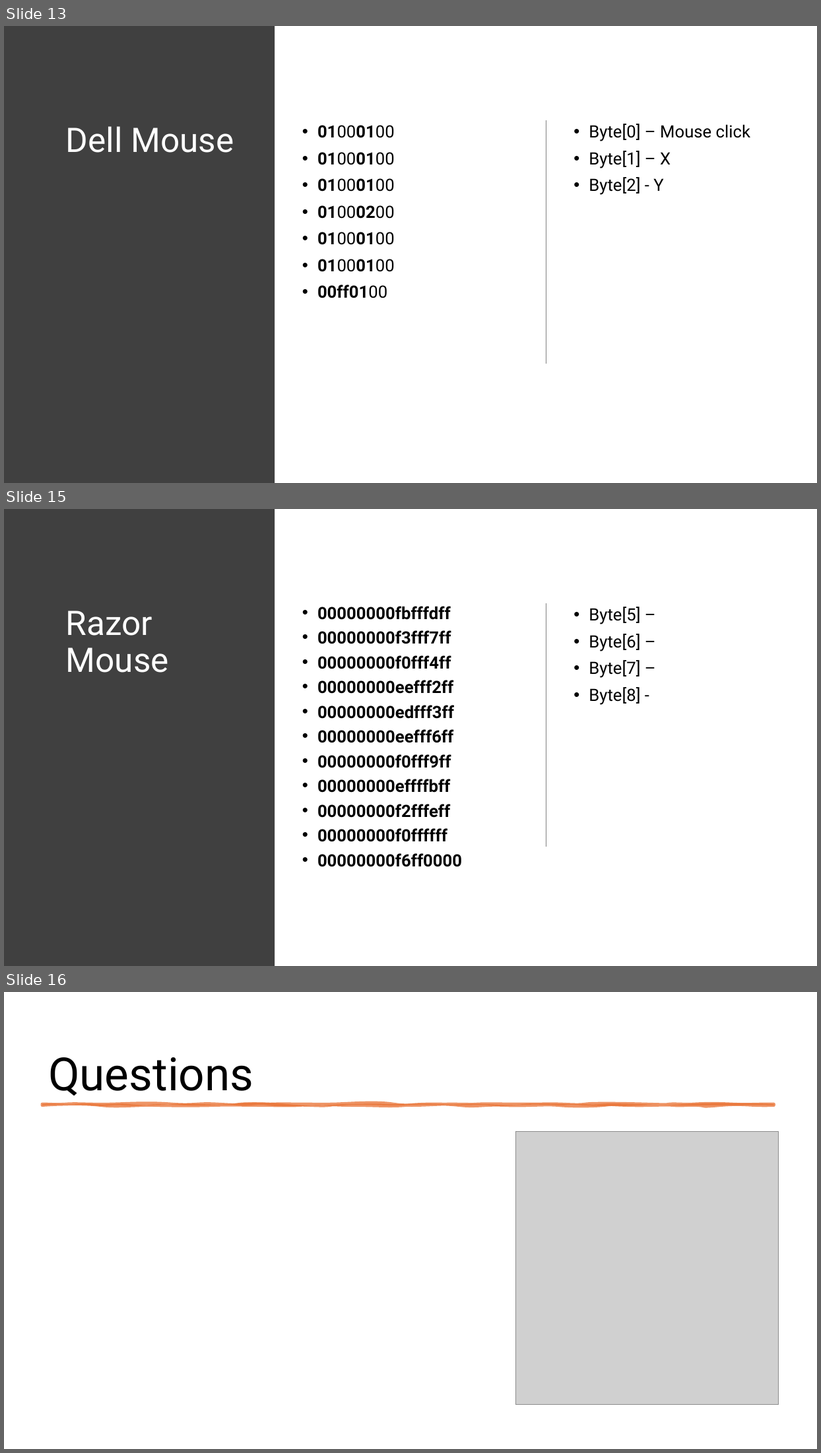
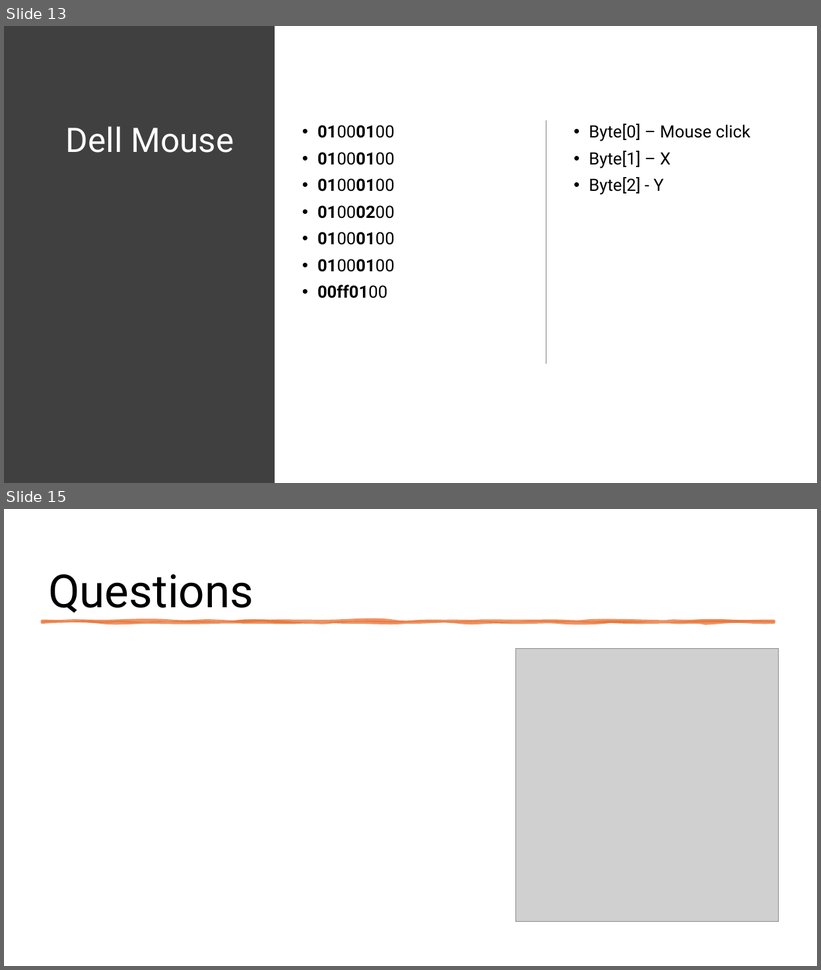
Before and after one commit to shayes20/ECEN-522R-Final-Project, a slide deck: Presentation.pptx. Shown one above the other, each under a label of ours: slides 13, 15 and 16 before the commit, slides 13 and 15 after it; the slides between them are not shown. The pictures are 821x1453 and 821x970 pixels, drawn with LibreOffice and Linux fonts; fonts in the diff are those of the drawing; grey boxes stand for pictures. Boxes give left, top, right and bottom in pixels: in the first picture for what was removed or moved away, otherwise in the second. Text is boxed around its words. In the diff, an @@ line names an element or a change of style, - is before the commit and + after.

Commit message:
Updated presentation.

```diff
--- a/Presentation.pptx
+++ b/Presentation.pptx
@@ slide 15 removed at (4,509,817,966), background #FFFFFF @@
@@ rectangle removed at (4,509,275,966) @@
@@ text removed at (318,606,462,867) @@
-• 00000000fbfffdff
-• 00000000f3fff7ff
-• 00000000f0fff4ff
-• 00000000eefff2ff
-• 00000000edfff3ff
-• 00000000eefff6ff
-• 00000000f0fff9ff
-• 00000000effffbff
-• 00000000f2fffeff
-• 00000000f0ffffff
-• 00000000f6ff0000
@@ line removed from (547, 603) to (547, 847) @@
@@ text removed at (589,607,640,705) @@
-• Byte[5] –
-• Byte[6] –
-• Byte[7] –
-• Byte[8] -
@@ title removed at (66,611,169,673) @@
-Razor Mouse
@@ what was slide 16 is now slide 15 @@
```
Also in this commit, not shown: 1 slide changed.
